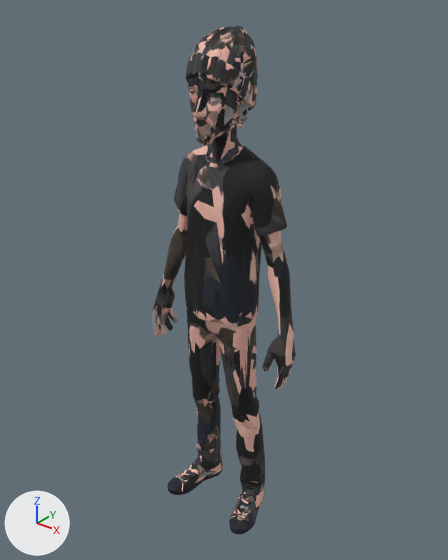
The glTF model public/models/albuquerque/pete.glb: old version first, new version second.
Before and after are seen from a 50 mm lens placed at (1.269, -1.564, 2.011), pointed at (-0.013, 0.039, 1.017). Lighting does not change. The marker at lower left points along +X, +Y and +Z. The first picture is the older version. Where no turn or scale is listed for an object, it has been applied to the vertices. Vertices at exactly the same position are counted once.

Names of what the first picture shows: 'char1'.
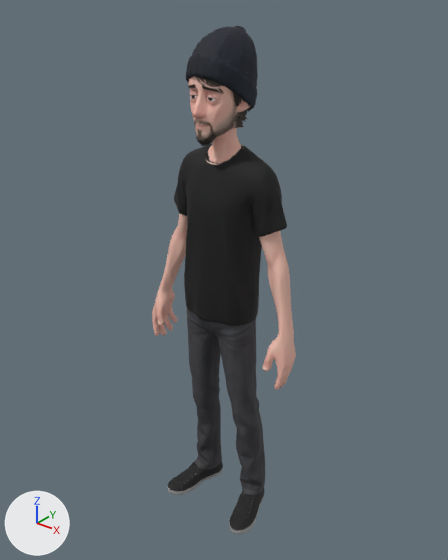
What changed in the scene script:
```text
Change me_mesh_0:
    where me_mesh_0.from_pydata(...)  # 6239 vertices, 12485 faces; spans x -0.32..0.32, y -0.13..0.14, z 0.0..1.88
    used by ob_char1; location = (0.0, 0.0, 0.0)
    me_mesh_0 part 1: 370 vertices moved within x -0.31..0.32, y -0.12..0.13, z 0.01..1.88
    me_mesh_0 part 2: 8663 kept faces spanning x -0.32..0.32, y -0.13..0.14, z 0.0..1.88 get new texture (UV) coordinates
```

Changed parts and their boxes (x1, y1, x2, y2) in the pictures (448 x 560 px; the box of a moved part takes in the faces that stretch with it):
part 1 of me_mesh_0, moved or reshaped: (154, 26, 294, 527) in both
part 2 of me_mesh_0, surface changed: (152, 26, 296, 534) in both
